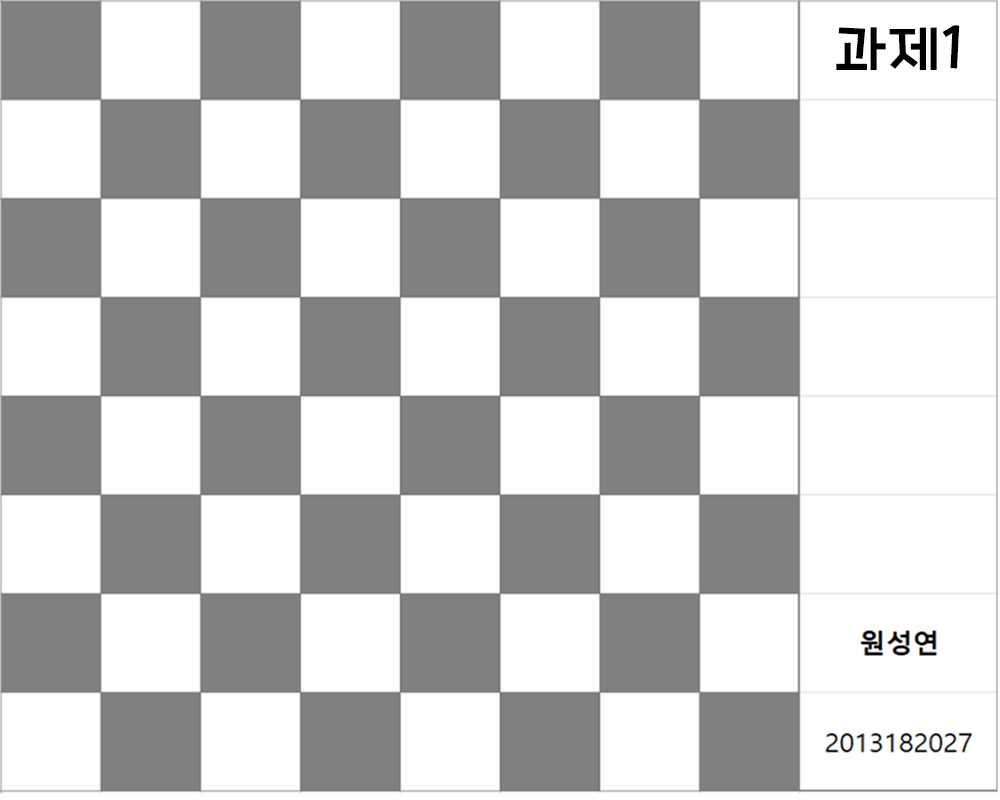
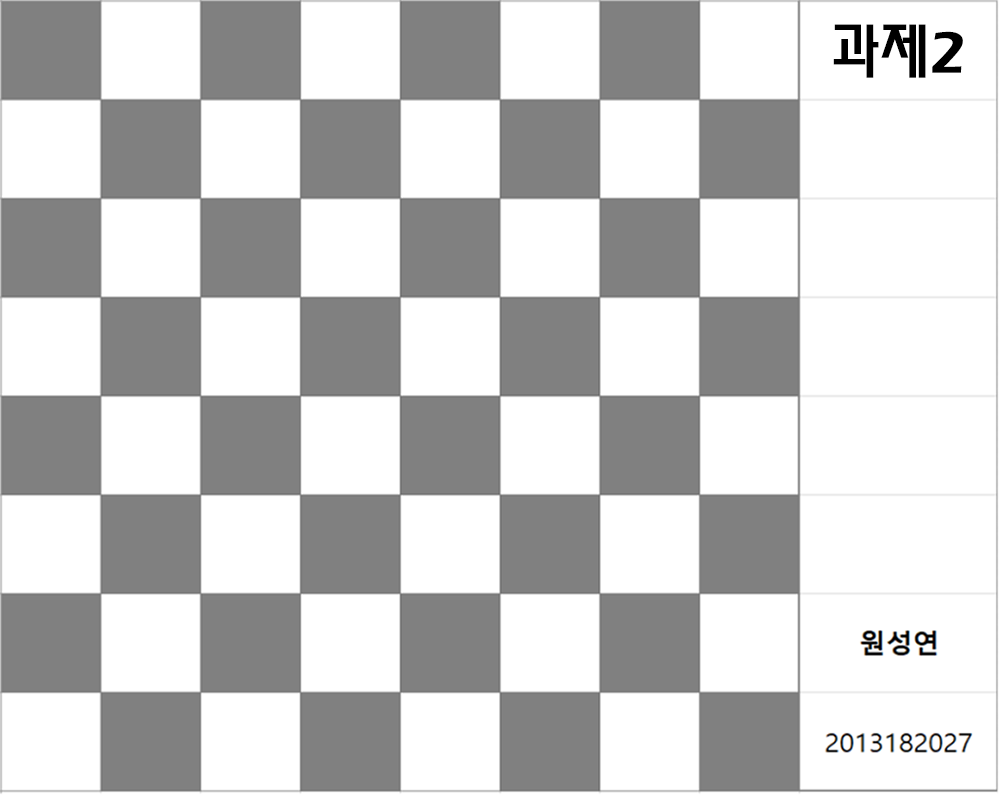
Two versions of the same layered image (w=1000, h=800). Layer-by-layer changes:
renamed "과제1" to "과제2", painted on it over [left=833, top=24, right=963, bottom=78]
